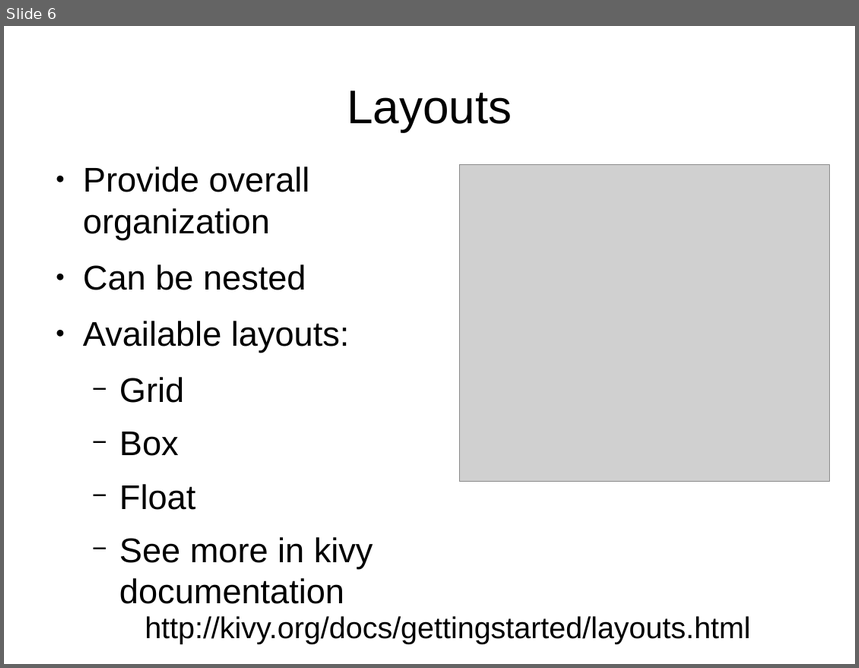
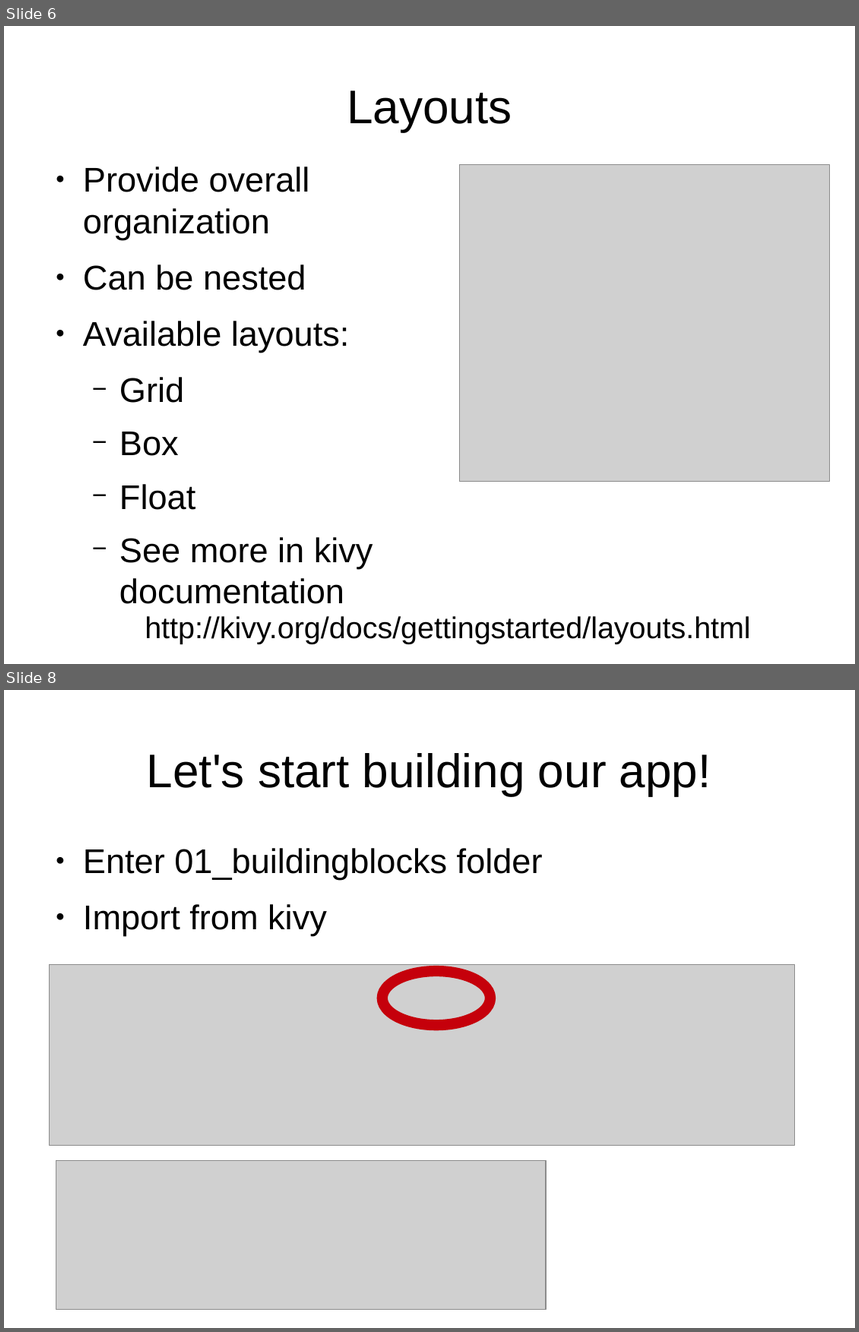
Before and after one commit to adasilva/intro_kivy, a slide deck: intro_kivy.odp. Shown one above the other, each under a label of ours: slide 6 before the commit, slides 6 and 8 after it; the slides between them are not shown. The pictures are 859x668 and 859x1332 pixels, drawn with LibreOffice and Linux fonts; fonts in the diff are those of the drawing; grey boxes stand for pictures. Boxes give left, top, right and bottom in pixels: in the first picture for what was removed or moved away, otherwise in the second. Text is boxed around its words. In the diff, an @@ line names an element or a change of style, - is before the commit and + after.

Commit message:
finished 01_buildingblocks, including slides in main presentation

```diff
--- a/intro_kivy.odp
+++ b/intro_kivy.odp
@@ slide 8 added at [4, 690, 855, 1328], background #FFFFFF @@
@@ title added at [147, 753, 712, 796], 44 pt, text #000000 @@
+Let's start building our app!
@@ text added at [83, 848, 543, 936], 32 pt, text #000000 @@
+● Enter 01_buildingblocks folder
+● Import from kivy
@@ picture added at [50, 965, 795, 1146] @@
@@ ellipse added at [382, 971, 490, 1025], outline #C5000B 10.09 pt @@
@@ picture added at [56, 1161, 546, 1310] @@
```
Also in this commit, not shown: 4 slides changed, 7 other slides added, 1 other file.
